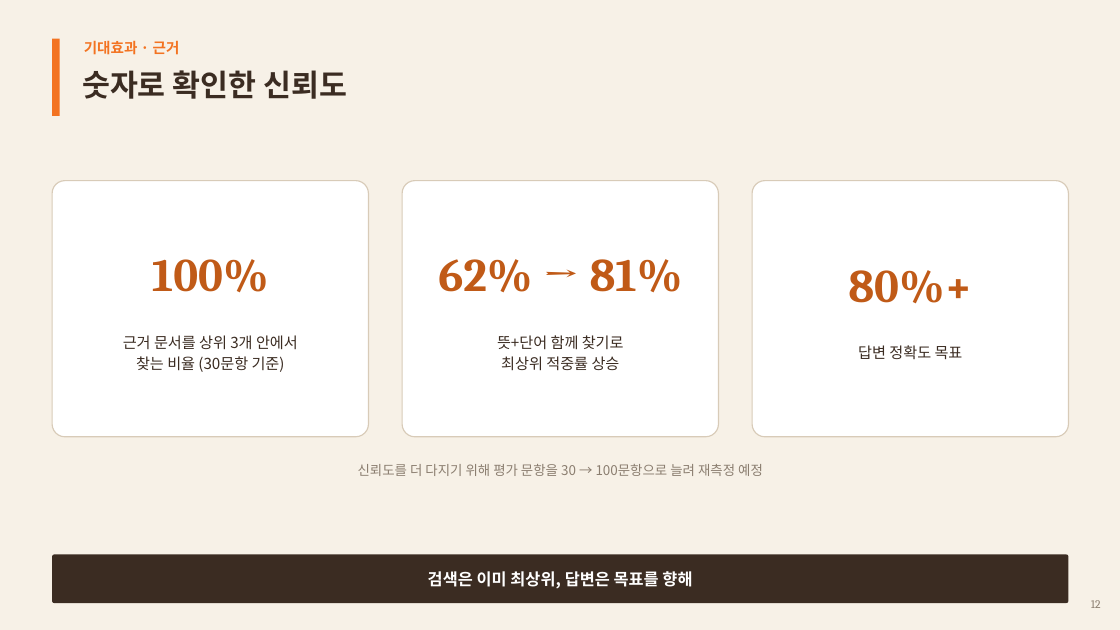
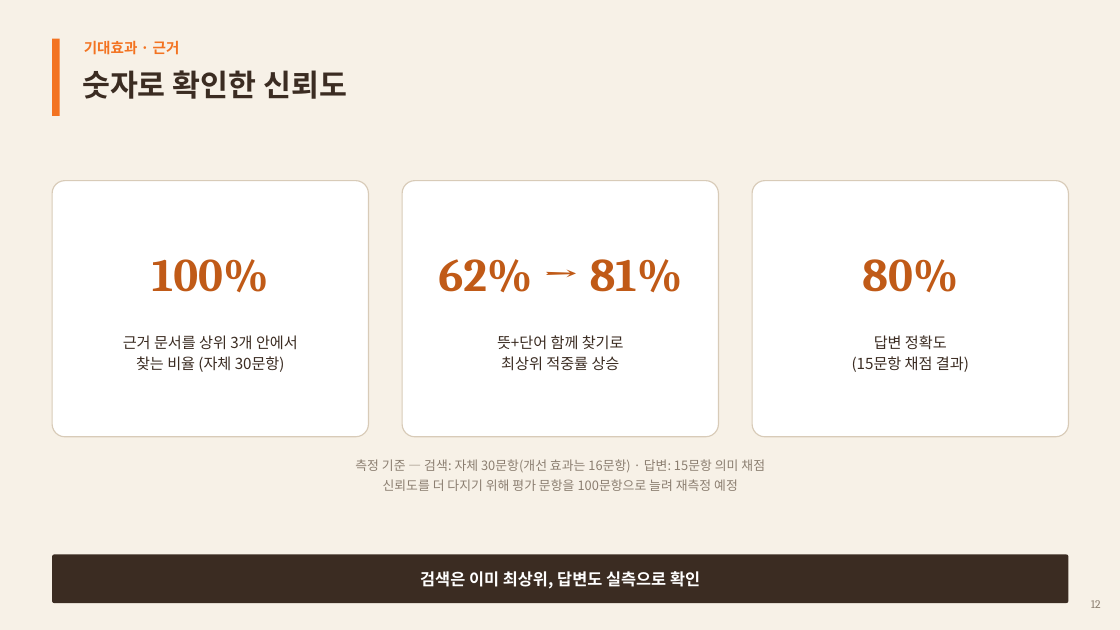
Before and after one commit to woochichichi/2026_HICT_ChatBot, a slide deck: slide 13 of docs/presentation/ITO_AX_Day_상담원AI코치.pptx. Drawn at 1120x630 pixels with LibreOffice and Linux fonts; fonts in the diff are those of the drawing. Boxes give left, top, right and bottom in pixels: in the first picture for what was removed or moved away, otherwise in the second. Text is boxed around its words. In the diff, an @@ line names an element or a change of style, - is before the commit and + after.

```diff
--- a/docs/presentation/ITO_AX_Day_상담원AI코치.pptx
+++ b/docs/presentation/ITO_AX_Day_상담원AI코치.pptx
@@ text in rounded rectangle at [852, 259, 969, 372]: text changed @@
-80%+
-답변 정확도 목표
+80%
+답변 정확도
+(15문항 채점 결과)
@@ text in rounded rectangle at [136, 356, 285, 372]: text changed @@
-찾는 비율 (30문항 기준)
+찾는 비율 (자체 30문항)
@@ text at [355, 459, 765, 491]: text changed; size 11.5 to 11 pt @@
-신뢰도를 더 다지기 위해 평가 문항을 30 → 100문항으로 늘려 재측정 예정
+측정 기준 — 검색: 자체 30문항(개선 효과는 16문항) · 답변: 15문항 의미 채점
+신뢰도를 더 다지기 위해 평가 문항을 100문항으로 늘려 재측정 예정
@@ text in rounded rectangle at [420, 571, 700, 589]: text changed @@
-검색은 이미 최상위, 답변은 목표를 향해
+검색은 이미 최상위, 답변도 실측으로 확인
```
Also in this commit, not shown: 1 other file.
